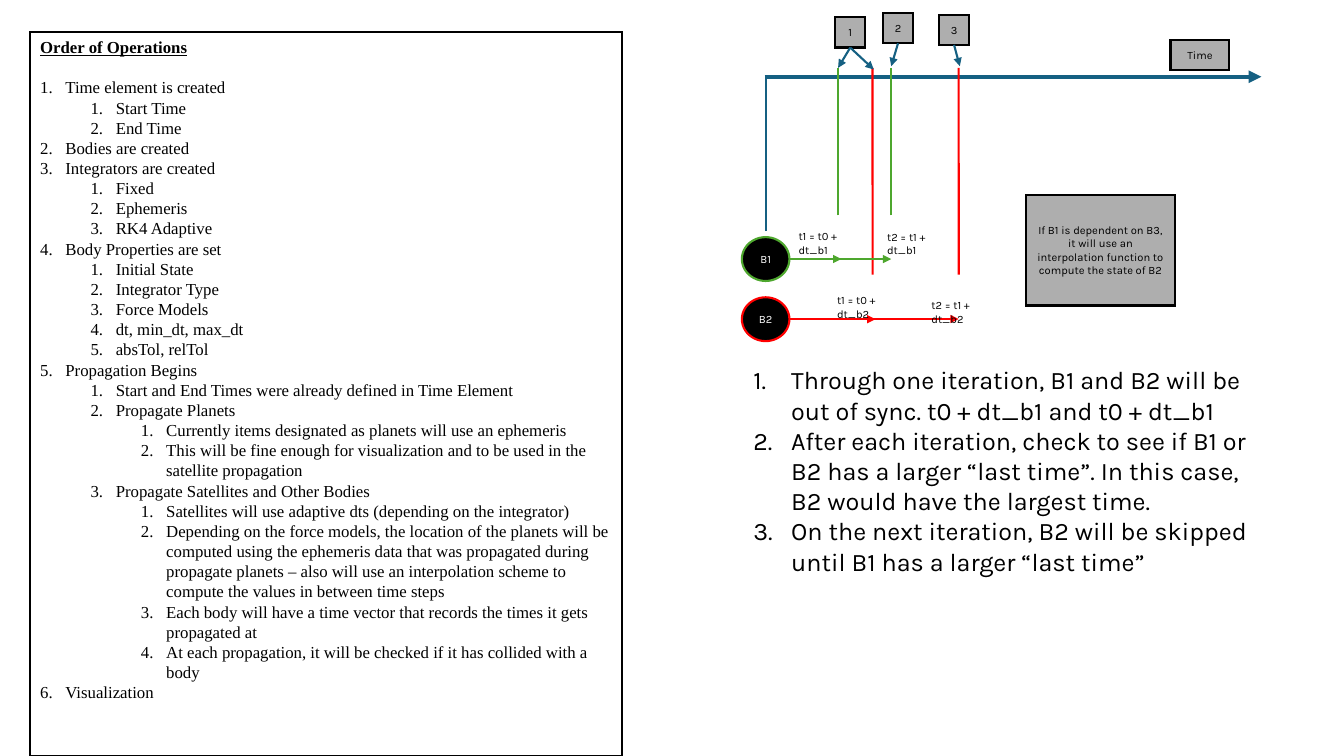
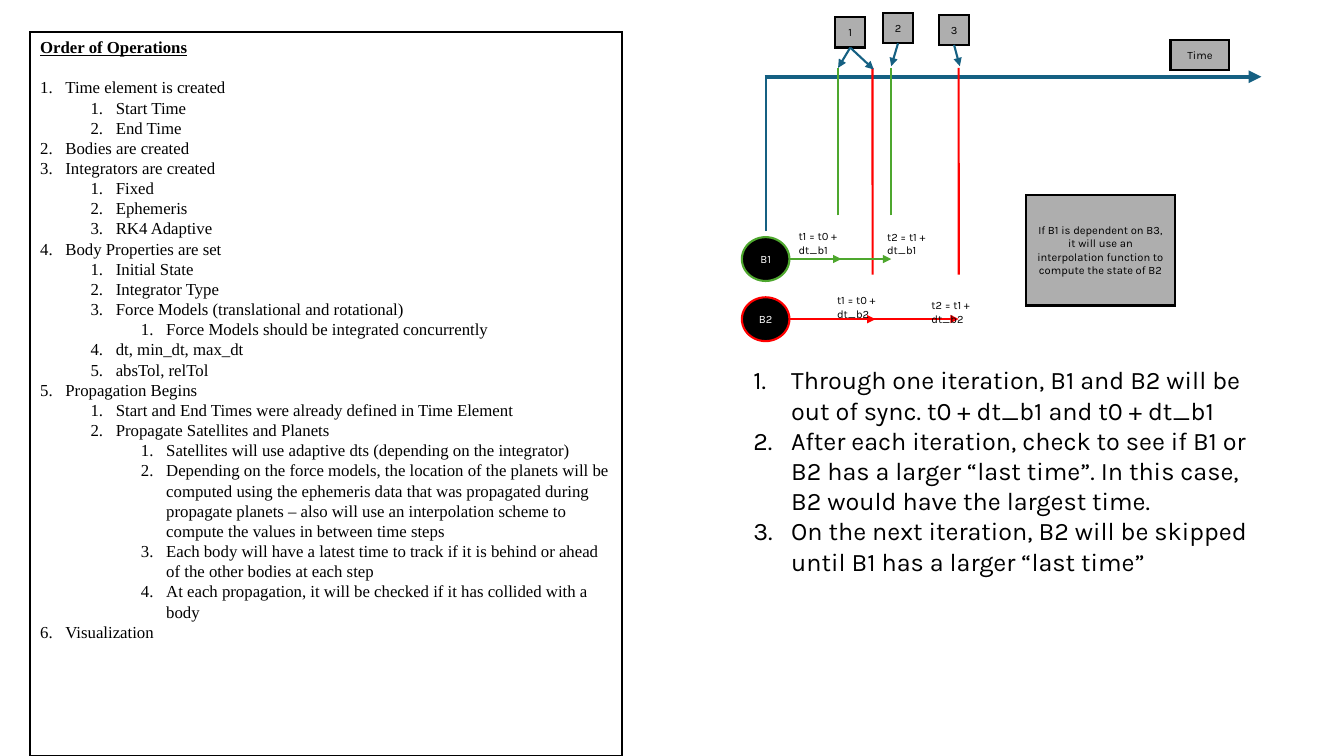
Before and after one commit to BSY0002/Integrated-Masters-Project, a slide deck: slide 3 of Integrated Masters Project.pptx (slide 7 before the commit). Drawn at 1344x756 pixels with LibreOffice and Linux fonts; fonts in the diff are those of the drawing. Boxes give left, top, right and bottom in pixels: in the first picture for what was removed or moved away, otherwise in the second. Text is boxed around its words. In the diff, an @@ line names an element or a change of style, - is before the commit and + after.

Commit message:
Refactor PropagatorModels for improved orbit and attitude propagation
- Enhanced initialization of state properties for bodies in Propagate function.
- Introduced separate handling for orbit and attitude propagation with adaptive step sizing.
- Implemented collision detection based on updated state properties.
- Added body synchronization time calculation and quaternion normalization.
- Updated plotting functions in StandardPlots to visualize body axes.
- Introduced TwoBodySynodicFrame for relative motion analysis between two bodies.
- Adjusted TimeModule to use a more precise end time.
- Cleaned up and organized code for better readability and maintainability.

```diff
--- a/Integrated Masters Project.pptx
+++ b/Integrated Masters Project.pptx
@@ text in rectangle at (116, 303, 488, 339): text changed @@
-  3. Force Models
+  3. Force Models (translational and rotational)
+    1. Force Models should be integrated concurrently
@@ text in rectangle at (116, 424, 329, 440): text changed @@
-  2. Propagate Planets
-    1. Currently items designated as planets will use an ephemeris
-    2. This will be fine enough for visualization and to be used in the satellite propagation
-  3. Propagate Satellites and Other Bodies
+  2. Propagate Satellites and Planets
@@ text in rectangle at (166, 545, 598, 581): text changed @@
-    3. Each body will have a time vector that records the times it gets propagated at
+    3. Each body will have a latest time to track if it is behind or ahead of the other bodies at each step
```
Also in this commit, not shown: 1 other slide changed, 3 slides added, 4 slides removed, 11 other files.
